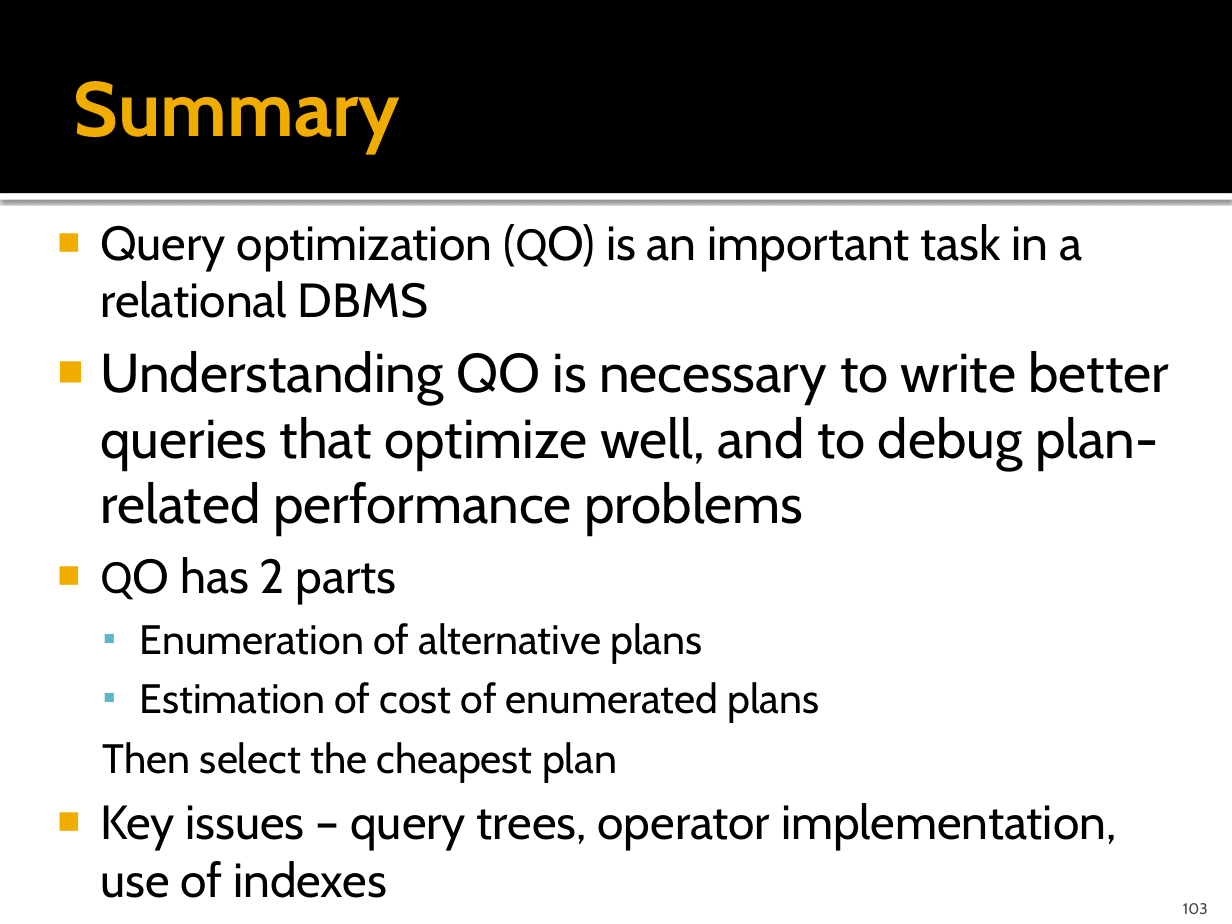
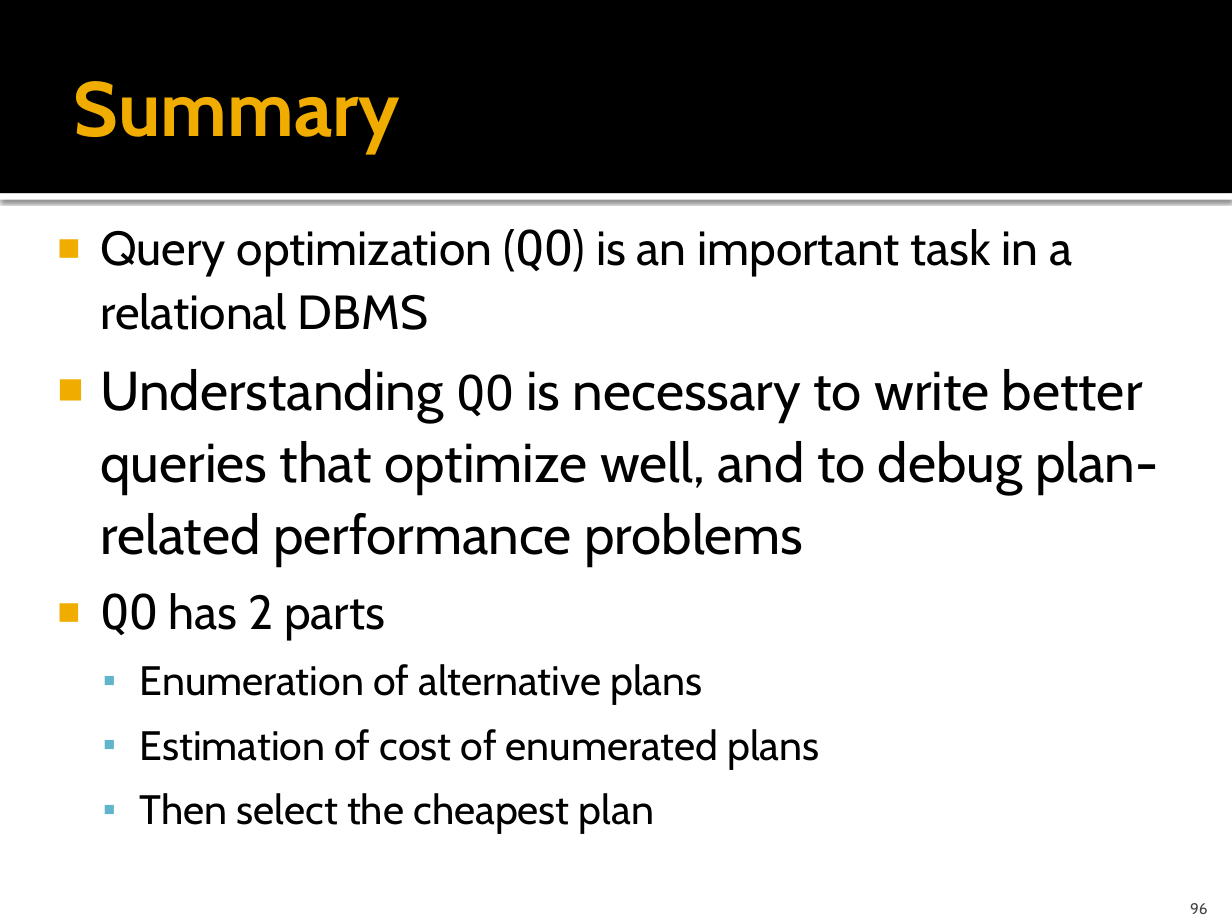
Before and after one commit to cmpt606f19/cmpt606-content, a slide deck: slide 96 of Lectures/09 Query Processing & Optimization.pptx (slide 103 before the commit). Drawn at 1232x924 pixels with LibreOffice and Linux fonts; fonts in the diff are those of the drawing. Boxes give left, top, right and bottom in pixels: in the first picture for what was removed or moved away, otherwise in the second. Text is boxed around its words. In the diff, an @@ line names an element or a change of style, - is before the commit and + after.

```diff
--- a/Lectures/09 Query Processing & Optimization.pptx
+++ b/Lectures/09 Query Processing & Optimization.pptx
@@ text "Query optimization (QO) is an ..." at [100,229,1159,834]: font Calibri to DejaVu Sans Mono in "(QO)", "QO"; font Cabin to DejaVu Sans Mono in "(QO)", "QO", "QO"; size 32 to 28 pt in "QO"; line spacing 1 to 1.1; bullet none to ▪ @@
@@ text at [100,803,1117,898]: paragraph removed @@
-■ Key issues – query trees, operator implementation, use of indexes
@@ page number at [1190,903,1208,914]: text changed @@
-103
+96
```
Also in this commit, not shown: 9 other slides changed, 7 slides removed, 1 other file.
